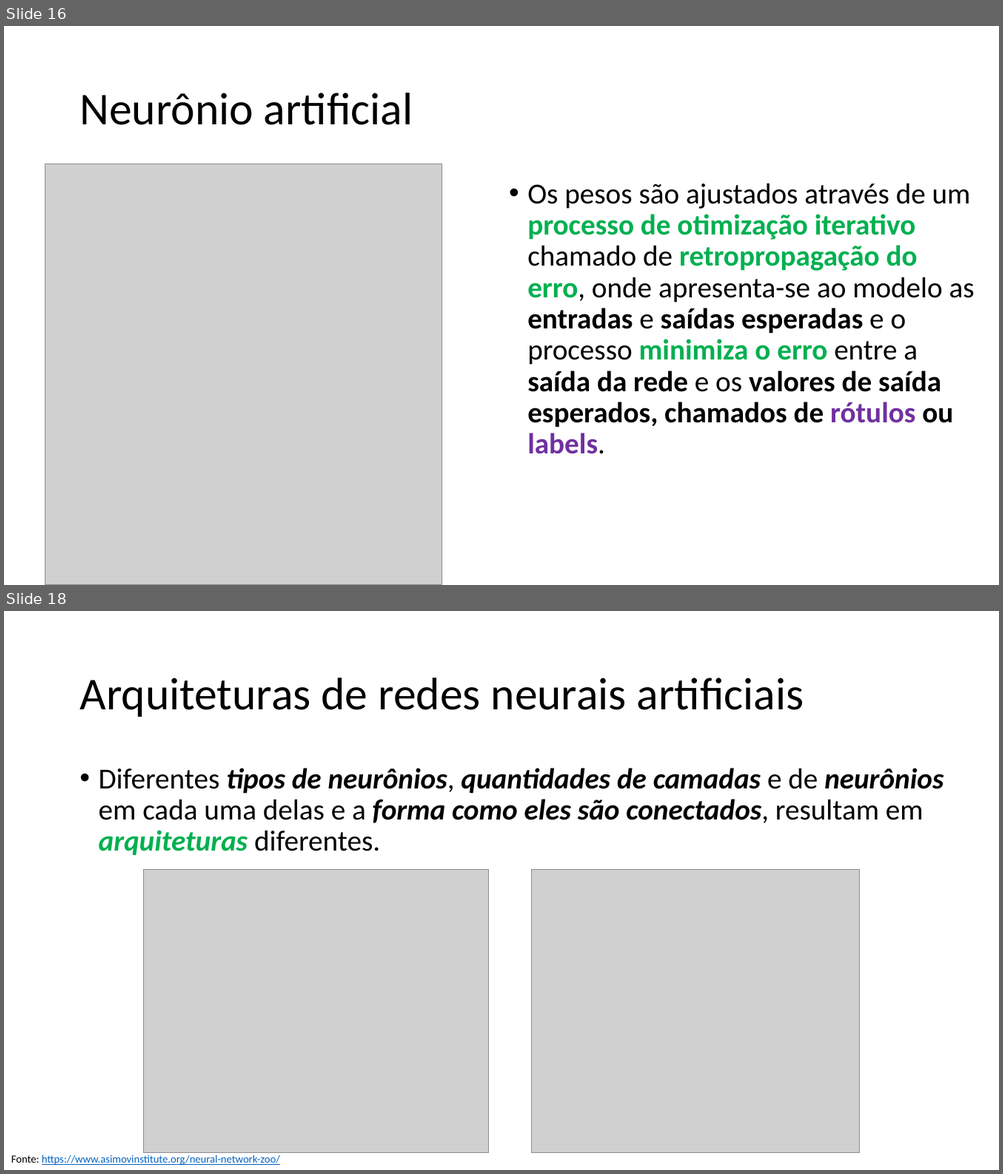
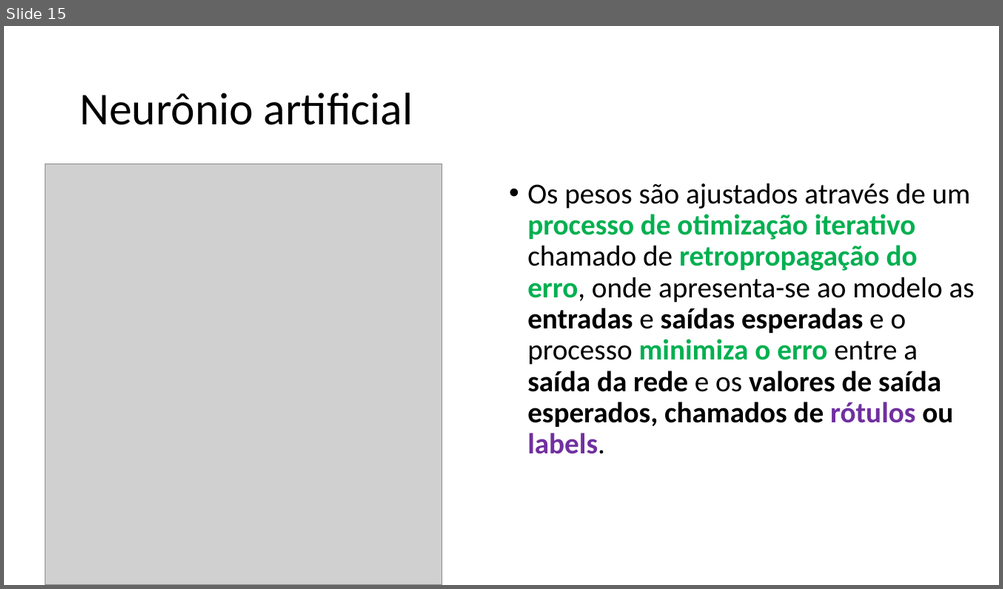
Before and after one commit to zz4fap/c24_inteligencia_artificial, a slide deck: slides/C24_MLP.pptx. Shown one above the other, each under a label of ours: slides 16 and 18 before the commit, slide 15 after it; the slides between them are not shown. The pictures are 1003x1174 and 1003x589 pixels, drawn with LibreOffice and Linux fonts; fonts in the diff are those of the drawing; grey boxes stand for pictures. Boxes give left, top, right and bottom in pixels: in the first picture for what was removed or moved away, otherwise in the second. Text is boxed around its words. In the diff, an @@ line names an element or a change of style, - is before the commit and + after.

```diff
--- a/slides/C24_MLP.pptx
+++ b/slides/C24_MLP.pptx
@@ slide 18 removed at (x1=4, y1=611, x2=999, y2=1170), background #FFFFFF @@
@@ title removed at (x1=79, y1=678, x2=804, y2=717) @@
-Arquiteturas de redes neurais artificiais
@@ text removed at (x1=99, y1=768, x2=943, y2=855) @@
-• Diferentes tipos de neurônios, quantidades de camadas e de neurônios em cada uma delas e a forma como eles são conectados, resultam em arquiteturas diferentes.
@@ picture removed at (x1=144, y1=870, x2=488, y2=1153) @@
@@ picture removed at (x1=531, y1=870, x2=859, y2=1153) @@
@@ text removed at (x1=11, y1=1155, x2=280, y2=1165) @@
-Fonte: https://www.asimovinstitute.org/neural-network-zoo/
@@ what was slide 16 is now slide 15 @@
```
Also in this commit, not shown: 3 slides changed, 13 slides added, 10 other slides removed.
